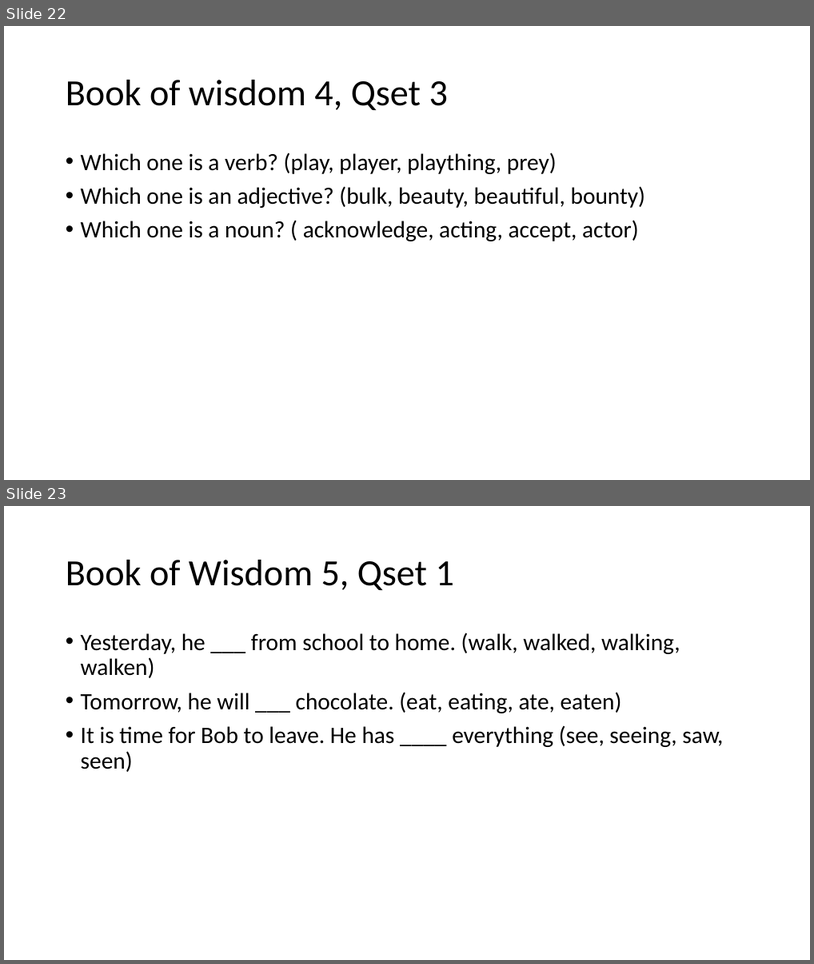
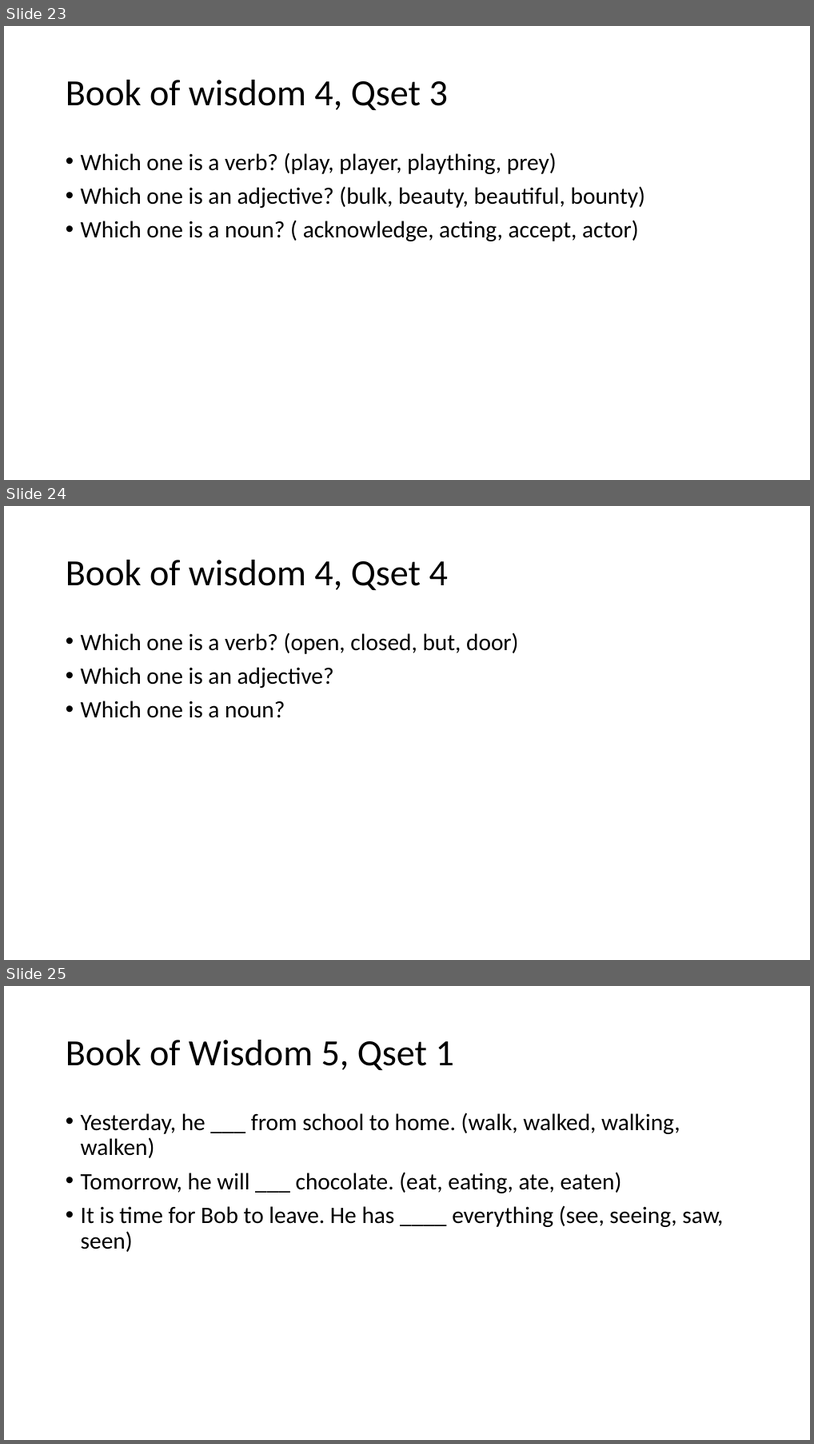
Before and after one commit to nawamkihafahd/PowerOfWisdom, a slide deck: Konsep.pptx. Shown one above the other, each under a label of ours: slides 22 and 23 before the commit, slides 23, 24 and 25 after it. The pictures are 814x964 and 814x1444 pixels, drawn with LibreOffice and Linux fonts; fonts in the diff are those of the drawing. Boxes give left, top, right and bottom in pixels: in the first picture for what was removed or moved away, otherwise in the second. Text is boxed around its words. In the diff, an @@ line names an element or a change of style, - is before the commit and + after.

Commit message:
Book of wisdom 4

```diff
--- a/Konsep.pptx
+++ b/Konsep.pptx
@@ slide 24 added at [4,506,810,960], background #FFFFFF @@
@@ title added at [66,560,448,590], 44 pt, text #000000 @@
+Book of wisdom 4, Qset 4
@@ text added at [81,632,519,718], 28 pt, text #000000 @@
+• Which one is a verb? (open, closed, but, door)
+• Which one is an adjective?
+• Which one is a noun?
@@ what was slide 22 is now slide 23 @@
@@ what was slide 23 is now slide 25 @@
```
Also in this commit, not shown: 1 other slide added, 4 other files.
